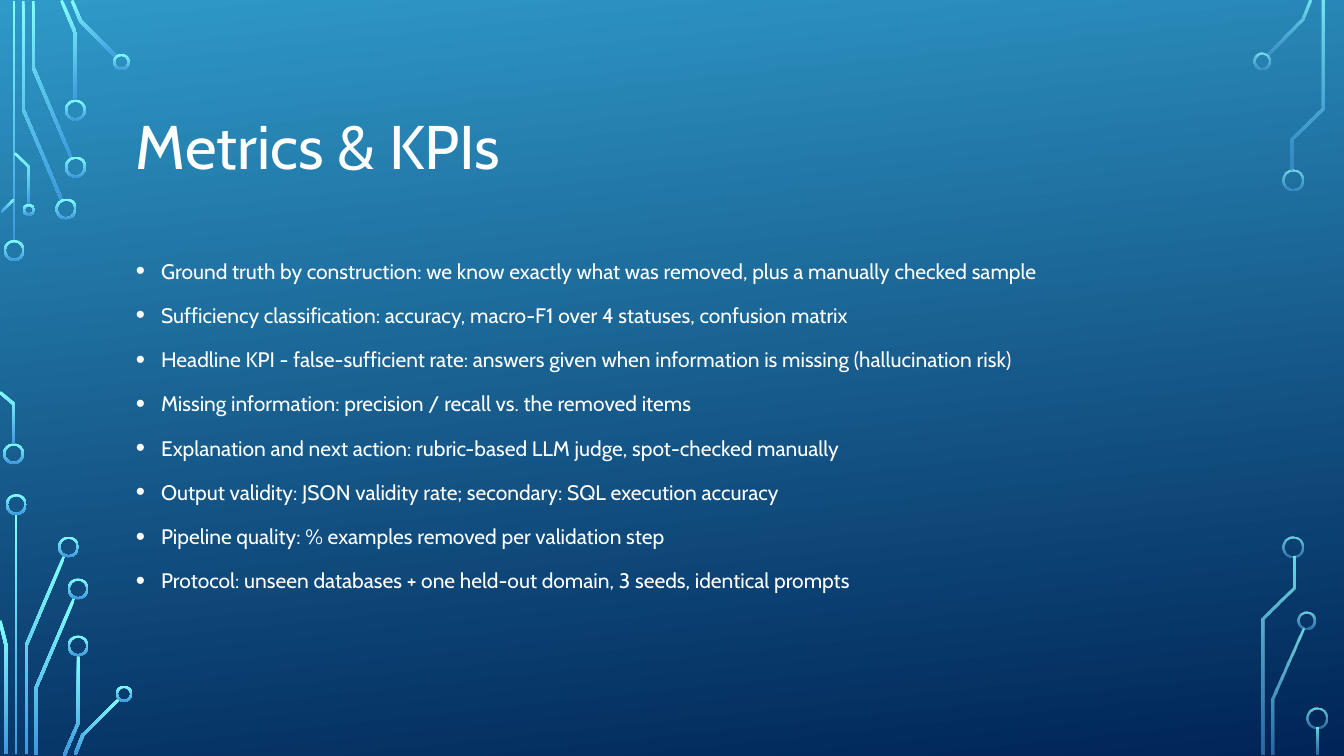
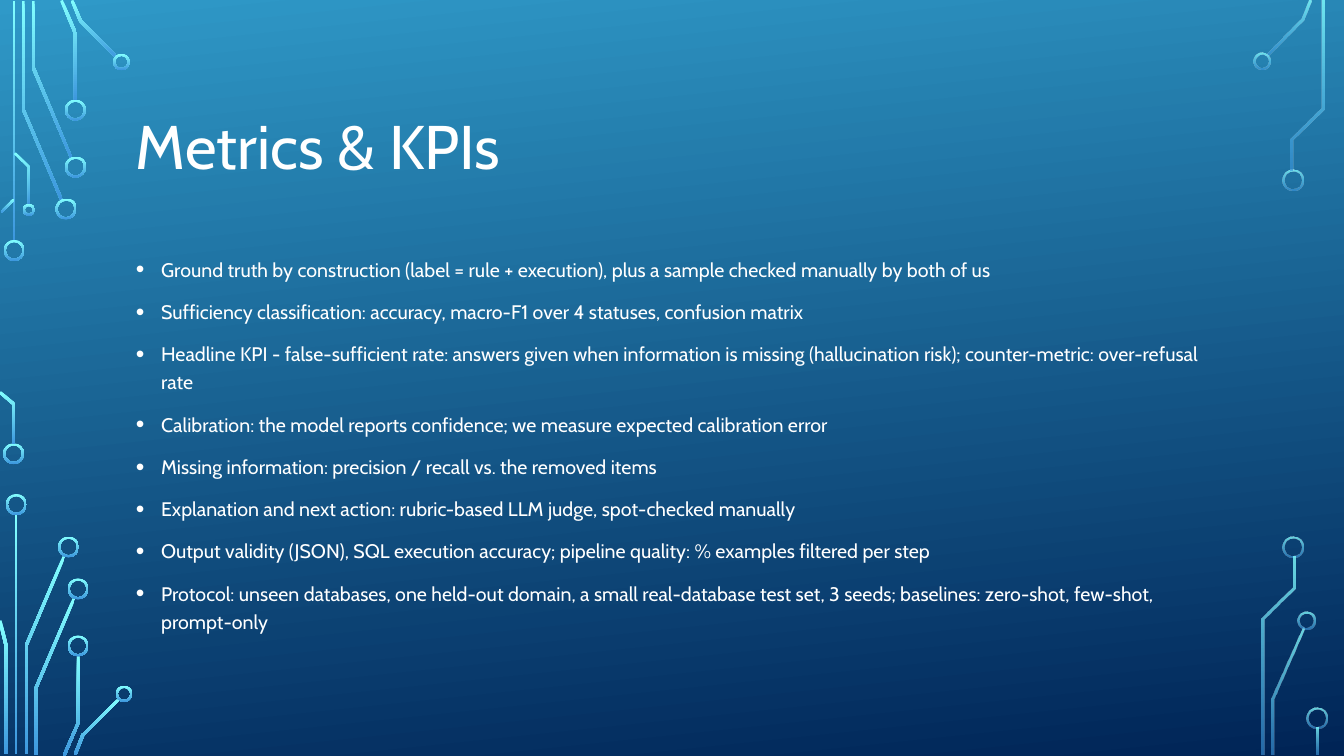
Before and after one commit to ofirbuch-minervaxr/information-sufficiency-unfamiliar-databases, a slide deck: slide 8 of Slides/Information Sufficiency in Unfamiliar Databases.pptx. Drawn at 1344x756 pixels with LibreOffice and Linux fonts; fonts in the diff are those of the drawing; background and template pictures are left out. Boxes give left, top, right and bottom in pixels: in the first picture for what was removed or moved away, otherwise in the second. Text is boxed around its words. In the diff, an @@ line names an element or a change of style, - is before the commit and + after.

```diff
--- a/Slides/Information Sufficiency in Unfamiliar Databases.pptx
+++ b/Slides/Information Sufficiency in Unfamiliar Databases.pptx
@@ text at (161, 262, 990, 282): text changed; size 15 to 14 pt @@
-• Ground truth by construction: we know exactly what was removed, plus a manually checked sample
+• Ground truth by construction (label = rule + execution), plus a sample checked manually by both of us
@@ text at (161, 304, 803, 521): size 15 to 14 pt in "Sufficiency classification: accuracy, macro-F1 over 4 status ...", "Missing information: precision / recall vs. the ...", "Explanation and next action: rubric-based LLM judge, ..." @@
@@ text at (161, 346, 1197, 437): text changed; size 15 to 14 pt @@
-• Headline KPI - false-sufficient rate: answers given when information is missing (hallucination risk)
+• Headline KPI - false-sufficient rate: answers given when information is missing (hallucination risk); counter-metric: over-refusal rate
+• Calibration: the model reports confidence; we measure expected calibration error
@@ text at (161, 543, 1153, 634): text changed; size 15 to 14 pt @@
-• Output validity: JSON validity rate; secondary: SQL execution accuracy
-• Pipeline quality: % examples removed per validation step
-• Protocol: unseen databases + one held-out domain, 3 seeds, identical prompts
+• Output validity (JSON), SQL execution accuracy; pipeline quality: % examples filtered per step
+• Protocol: unseen databases, one held-out domain, a small real-database test set, 3 seeds; baselines: zero-shot, few-shot, prompt-only
```
Also in this commit, not shown: 3 other slides changed, 2 other files.
